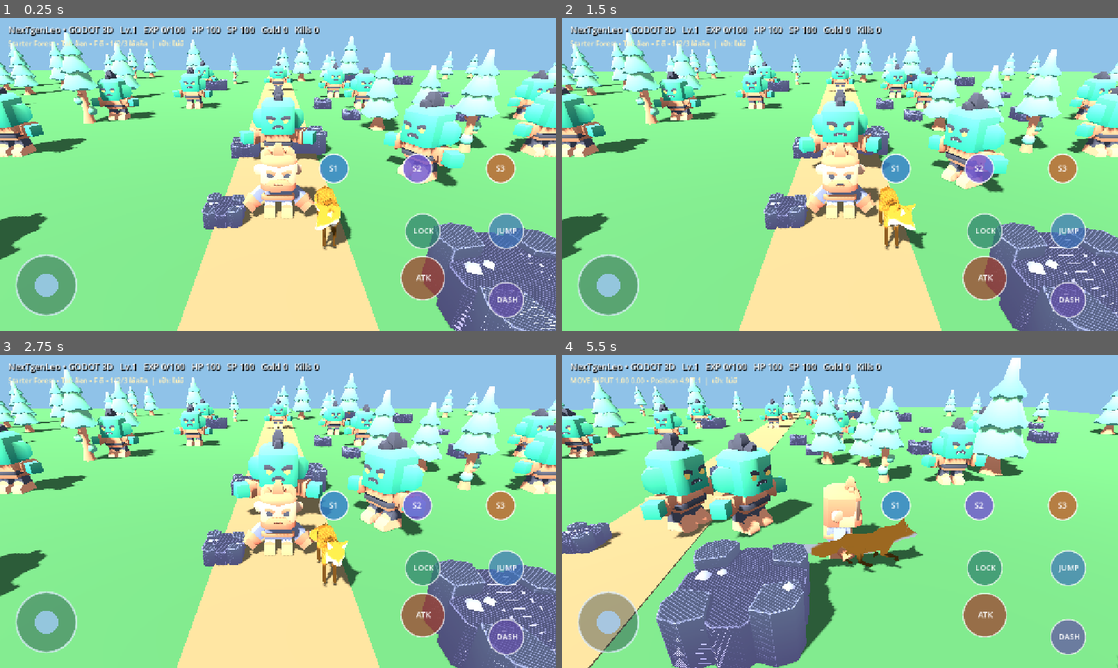
Above: before the commit, frames 1-4 (two rows, left to right).
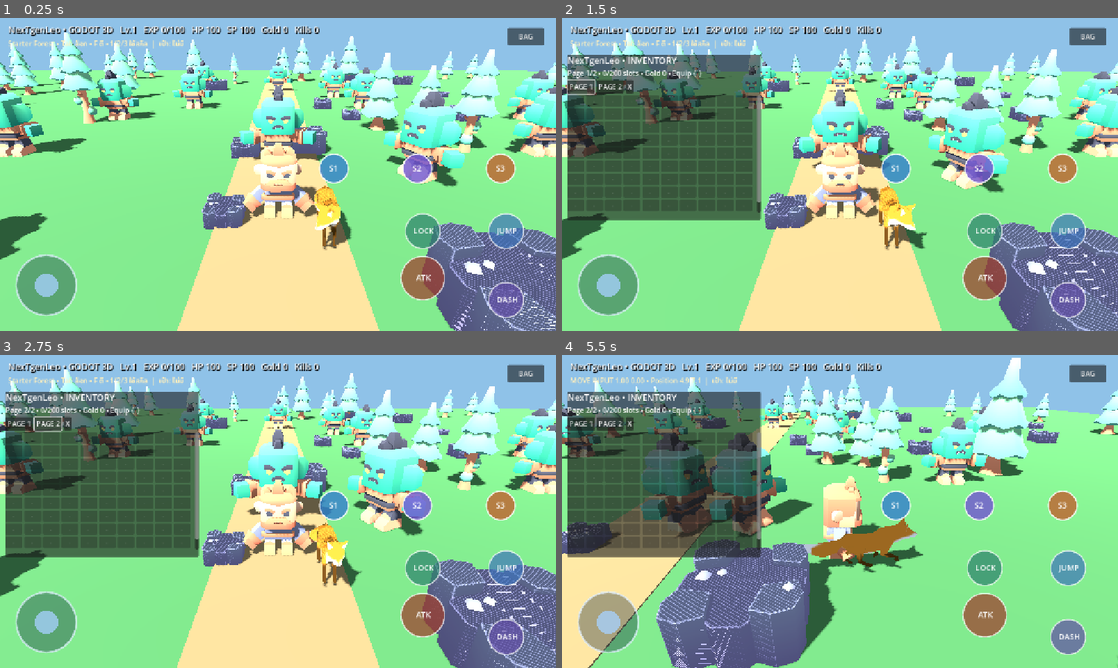
Above: after the commit, the same moments.

Repository: redfullmoon209-debug/NexTgenLeo
Game: Godot game, scene res://godot_src/main.tscn
The game is run twice, just before and just after one commit, with the same random seed, the same clock (stepped at 60 frames per second) and the same inputs.
Inputs (mouse positions are in pixels of both pictures, inside the frame that each line leads up to):
- Up to frame 1 (0.25 s): no input
- Up to frame 2 (1.5 s): click (1090, 36) at 0.5 s, where only the run after the commit has a clickable "BAG"; click (578, 86) at 1.25 s, where only the run after the commit has a clickable "PAGE 1"
- Up to frame 3 (2.75 s): click (50, 423) at 2 s, where only the run after the commit has a clickable "PAGE 2"
- Up to frame 4 (5.5 s): click (628, 423) at 2.75 s, where only the run after the commit has a clickable "X"; tap Enter at 3.5 s; move the mouse to (962, 495) at 3.52 s; hold D (leo_right) 3.53-4.25 s; tap B at 3.6 s; click (962, 495) at 3.67 s; tap Space at 3.77 s; tap I at 3.8, 5.3 s; drag from (728, 527) to (812, 574) at 4.27 s; move the mouse to (895, 442) at 5.02 s; hold D (leo_right) from 5.03 s (still down); hold F (leo_attack) from 5.03 s (still down)

The runs differ from the first frame. In frame 1, 0.4% of the frame differs, in the area x 91-98%, y 2-9%; in frame 2, 19%, in the area x 0-98%, y 2-65%; in frame 3, 19%; in frame 4, 19%.

Commit message:
Add Inventory V1 200 slots, BAG interface, auto loot items, equipment data and save

Diff:
--- a/godot_src/main.gd
+++ b/godot_src/main.gd
@@ -39,6 +39,14 @@
 var camera_pitch := 0.42
 var camera_distance := 9.0
 var gold := 0
+var inventory: Array = []
+var equipment: Dictionary = {}
+var bag_panel: PanelContainer
+var bag_grid: GridContainer
+var bag_info: Label
+var bag_page := 0
+const ITEM_NAMES = {"hp_potion": "HP Potion", "life_trace": "Life Trace", "forest_helm": "Forest Helm", "forest_sword": "Forest Sword"}
+const ITEM_SLOTS = {"forest_helm": "Hat", "forest_sword": "Weapon"}
 var kills := 0
 var hp := 100
 var status := "Starter Forest • Godot 4.4.1 • เลือกเป้าหมายด้วย Tab"
@@ -73,6 +81,7 @@
     _build_target_marker()
     _build_fox()
     _build_ui()
+    _refresh_bag()
     _update_camera(1.0)
     _set_status("Starter Forest • Tab ล็อก • F ตี • 1/2/3 ใช้สกิล")
 
@@ -133,6 +142,10 @@
     player_level = clampi(int(data.get("level", 1)), 1, 100)
     player_xp = clampi(int(data.get("xp", 0)), 0, player_level * 100 - 1)
     gold = clampi(int(data.get("gold", 0)), 0, 100000000)
+    if data.get("inventory", []) is Array:
+        inventory = data.get("inventory", []).slice(0, 200)
+    if data.get("equipment", {}) is Dictionary:
+        equipment = data.get("equipment", {})
     kills = clampi(int(data.get("kills", 0)), 0, 100000000)
     _apply_level_scale()
 
@@ -140,7 +153,7 @@
     var file := FileAccess.open(SAVE_PATH, FileAccess.WRITE)
     if file == null:
         return
-    file.store_string(JSON.stringify({"version": 1, "level": player_level, "xp": player_xp, "gold": gold, "kills": kills}))
+    file.store_string(JSON.stringify({"version": 1, "level": player_level, "xp": player_xp, "gold": gold, "kills": kills, "inventory": inventory, "equipment": equipment}))
 
 func _material(color: Color) -> StandardMaterial3D:
     var mat := StandardMaterial3D.new()
@@ -362,6 +375,7 @@
     hud.mouse_filter = Control.MOUSE_FILTER_IGNORE
     root.add_child(hud)
     hud.call("set_skills", skill_cooldowns, stamina)
+    _build_bag(root)
     _refresh_ui()
 
 func _set_status(message: String) -> void:
@@ -532,9 +546,14 @@
     if pickup != null and fox.position.distance_to(pickup.position) < 0.75:
         drops.erase(pickup)
         pickup.queue_free()
-        gold += 10
+        var item_id := str(pickup.get_meta("item_id", "gold"))
+        if item_id == "gold":
+            gold += 10
+        else:
+            _add_item(item_id, 1)
         _save_progress()
-        _set_status("จิ้งจอก Auto Loot เก็บ Gold +10")
+        _refresh_bag()
+        _set_status("จิ้งจอก Auto Loot เก็บ %s" % item_id)
     if fox.position.distance_to(player.position) > 30:
         fox.position = player.position + Vector3(1, 0, 1)
 
@@ -602,6 +621,7 @@
     drop.position = mob.position + Vector3(0, 0.4, 0)
     add_child(drop)
     _sphere(drop, 0.28, Vector3.ZERO, Color(1.0, 0.8, 0.15))
+    drop.set_meta("item_id", ["gold", "hp_potion", "life_trace", "forest_helm", "forest_sword"][kills % 5])
     drops.append(drop)
     mob.visible = false
     mob.set_meta("respawn_at", Time.get_ticks_msec() / 1000.0 + 8.0)
@@ -720,6 +740,8 @@
                 _use_skill(1)
             KEY_3, KEY_KP_3:
                 _use_skill(2)
+            KEY_B, KEY_I:
+                _toggle_bag()
             KEY_SPACE:
                 _jump()
             KEY_SHIFT, KEY_Q:
@@ -791,6 +813,7 @@
 
 func _handle_action_touch(point: Vector2, size: Vector2) -> bool:
     var actions := [
+        [Vector2(size.x * 0.92, size.y * 0.13), 42.0, "bag"],
         [Vector2(size.x * 0.60, size.y * 0.48), 38.0, "skill1"],
         [Vector2(size.x * 0.75, size.y * 0.48), 38.0, "skill2"],
         [Vector2(size.x * 0.90, size.y * 0.48), 38.0, "skill3"],
@@ -802,6 +825,7 @@
     for action in actions:
         if point.distance_to(action[0]) <= float(action[1]):
             match String(action[2]):
+                "bag": _toggle_bag()
                 "skill1": _use_skill(0)
                 "skill2": _use_skill(1)
                 "skill3": _use_skill(2)
@@ -837,3 +861,115 @@
     elif event.index == look_id:
         camera_yaw -= event.relative.x * 0.007
         camera_pitch = clampf(camera_pitch + event.relative.y * 0.005, 0.1, 1.2)
+
+func _add_item(item_id: String, amount: int) -> bool:
+    if not ITEM_NAMES.has(item_id):
+        return false
+    var stackable := not ITEM_SLOTS.has(item_id)
+    if stackable:
+        for item in inventory:
+            if str(item.get("id", "")) == item_id and int(item.get("count", 0)) < 99:
+                var added := mini(amount, 99 - int(item["count"]))
+                item["count"] = int(item["count"]) + added
+                amount -= added
+                if amount == 0:
+                    return true
+    while amount > 0:
+        if inventory.size() >= 200:
+            return false
+        var count := mini(amount, 99) if stackable else 1
+        inventory.append({"id": item_id, "count": count})
+        amount -= count
+    return true
+
+func _use_inventory_item(index: int) -> void:
+    if index < 0 or index >= inventory.size():
+        return
+    var item: Dictionary = inventory[index]
+    var item_id := str(item.get("id", ""))
+    if item_id == "hp_potion":
+        if hp >= 100:
+            _set_status("HP เต็มแล้ว")
+            return
+        hp = mini(100, hp + 50)
+        item["count"] = int(item.get("count", 1)) - 1
+        if int(item["count"]) <= 0:
+            inventory.remove_at(index)
+    elif ITEM_SLOTS.has(item_id):
+        equipment[str(ITEM_SLOTS[item_id])] = item_id
+    _save_progress()
+    _refresh_bag()
+    _refresh_ui()
+
+func _toggle_bag() -> void:
+    if bag_panel == null:
+        return
+    bag_panel.visible = not bag_panel.visible
+    if bag_panel.visible:
+        _refresh_bag()
+
+func _build_bag(root: Control) -> void:
+    var bag_button := Button.new()
+    bag_button.text = "BAG"
+    bag_button.set_anchors_preset(Control.PRESET_TOP_RIGHT)
+    bag_button.position = Vector2(-112, 22)
+    bag_button.custom_minimum_size = Vector2(84, 40)
+    bag_button.pressed.connect(_toggle_bag)
+    root.add_child(bag_button)
+    bag_panel = PanelContainer.new()
+    bag_panel.position = Vector2(12, 84)
+    bag_panel.custom_minimum_size = Vector2(445, 380)
+    bag_panel.visible = false
+    root.add_child(bag_panel)
+    var content := VBoxContainer.new()
+    bag_panel.add_child(content)
+    var title := Label.new()
+    title.text = "NexTgenLeo • INVENTORY"
+    title.add_theme_font_size_override("font_size", 20)
+    content.add_child(title)
+    bag_info = Label.new()
+    content.add_child(bag_info)
+    var paging := HBoxContainer.new()
+    content.add_child(paging)
+    for page in range(2):
+        var button := Button.new()
+        button.text = "PAGE %d" % (page + 1)
+        button.pressed.connect(_change_bag_page.bind(page))
+        paging.add_child(button)
+    var close_button := Button.new()
+    close_button.text = "X"
+    close_button.pressed.connect(_toggle_bag)
+    paging.add_child(close_button)
+    var scrolling := ScrollContainer.new()
+    scrolling.custom_minimum_size = Vector2(420, 270)
+    content.add_child(scrolling)
+    bag_grid = GridContainer.new()
+    bag_grid.columns = 10
+    scrolling.add_child(bag_grid)
+
+func _change_bag_page(page: int) -> void:
+    bag_page = page
+    _refresh_bag()
+
+func _refresh_bag() -> void:
+    if bag_grid == null or bag_info == null:
+        return
+    bag_info.text = "Page %d/2 • %d/200 slots • Gold %d • Equip %s" % [bag_page + 1, inventory.size(), gold, str(equipment)]
+    for child in bag_grid.get_children():
+        bag_grid.remove_child(child)
+        child.queue_free()
+    for slot_index in range(100):
+        var index := bag_page * 100 + slot_index
+        var cell := Button.new()
+        cell.custom_minimum_size = Vector2(39, 26)
+        cell.add_theme_font_size_override("font_size", 11)
+        if index < inventory.size():
+            var item: Dictionary = inventory[index]
+            var item_id := str(item.get("id", ""))
+            cell.text = item_id.substr(0, 3).to_upper() + str(item.get("count", 1))
+            cell.tooltip_text = str(ITEM_NAMES.get(item_id, item_id))
+            cell.pressed.connect(_use_inventory_item.bind(index))
+        else:
+            cell.text = "·"
+            cell.disabled = true
+        bag_grid.add_child(cell)
